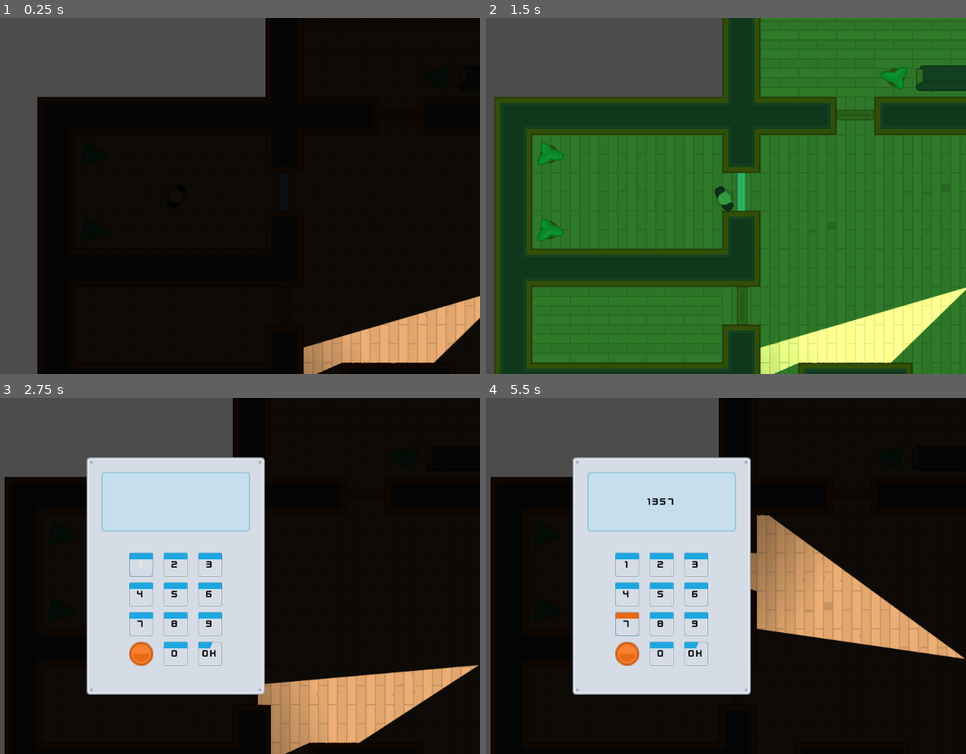
Above: before the commit, frames 1-4 (two rows, left to right).
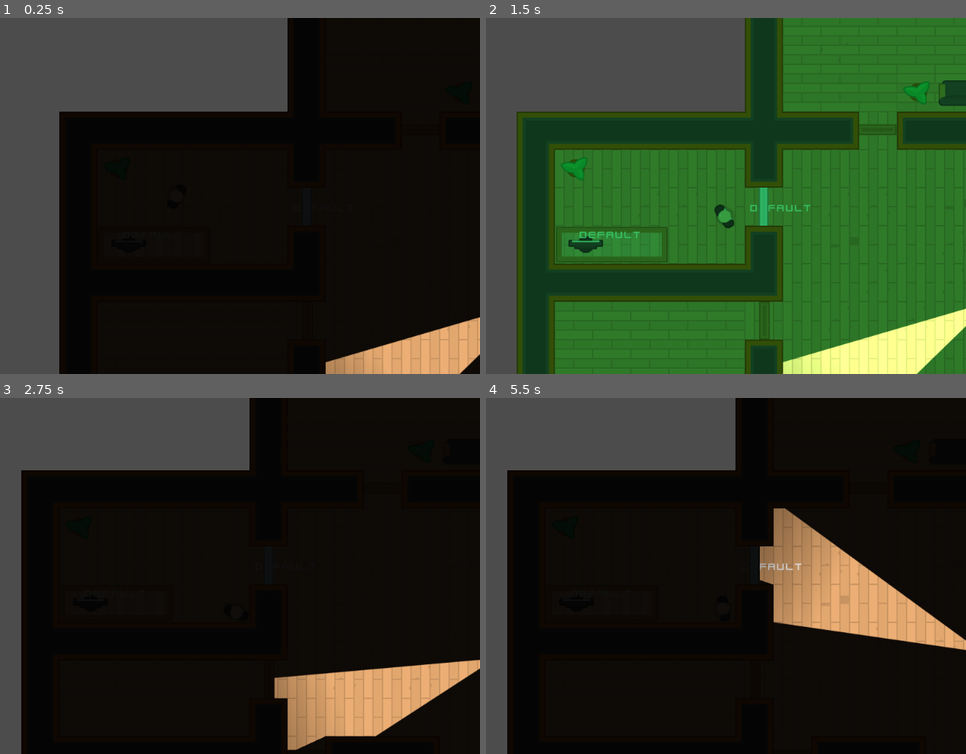
Above: after the commit, the same moments.

Repository: andrearomagnoli/godot-heist-meisters
Game: Godot game, scene res://Levels/Level1.tscn
Same seed, same stepped clock (60 frames per second), same inputs: the game is played once before the commit and once after it.
Inputs (mouse positions are in pixels of both pictures, inside the frame that each line leads up to):
- Up to frame 1 (0.25 s): no input
- Up to frame 2 (1.5 s): tap Enter at 0.5 s; move the mouse to (769, 306) at 0.52 s; hold D (move_right) 0.53-1.28 s; tap F (toggle_vision_mode) at 0.6, 1.35 s; click (769, 306) at 0.67 s; move the mouse to (874, 114) at 1.27 s; hold S (move_down) from 1.28 s (still down); click (874, 114) at 1.42 s
- Up to frame 3 (2.75 s): move the mouse to (254, 572) at 2.02 s; release S (move_down) at 2.03 s; hold D (move_right) from 2.03 s (still down); tap F (toggle_vision_mode) at 2.1 s; click (254, 572) at 2.17 s
- Up to frame 4 (5.5 s): release D (move_right) at 2.75 s; click (625, 565) at 2.75 s, where only the run before the commit has a clickable "1"; click (697, 565) at 3.5 s, where only the run before the commit has a clickable "3"; click (663, 593) at 4.25 s, where only the run before the commit has a clickable "5"; click (625, 622) at 5 s, where only the run before the commit has a clickable "7"

The runs differ from the first frame. In frame 1, 11% of the frame differs, in the area x 7-100%, y 0-100%; in frame 2, 36%, in the area x 1-100%, y 0-100%; in frame 3, 31%; in frame 4, 34%.

Commit message:
Add computers that show combinations

Diff:
--- a/Characters/Player.tscn
+++ b/Characters/Player.tscn
@@ -5,7 +5,7 @@
 [ext_resource path="res://Player.gd" type="Script" id=3]
 
 [node name="Player" instance=ExtResource( 2 )]
-collision_mask = 6
+collision_mask = 14
 script = ExtResource( 3 )
 
 [node name="Sprite" parent="." index="0"]
--- /dev/null
+++ b/Computer/Computer.gd
@@ -0,0 +1,44 @@
+extends Node2D
+
+var can_click = false
+var combination
+
+export var combination_length = 4
+export var lock_group = 'Default'
+
+onready var popup = $CanvasLayer/ComputerPopup
+onready var light = $Light2D
+onready var label = $Label
+
+signal combination
+
+func _ready():
+	generate_combination()
+	emit_signal('combination', combination, lock_group)
+	label.text = lock_group
+	label.rect_rotation = -self.rotation_degrees
+
+
+func generate_combination():
+	combination = CombinationGenerator.generate_combination(combination_length)
+	set_popup_text()
+
+
+func set_popup_text():
+	popup.set_text(combination)
+
+
+func _on_Area2D_body_entered(body):
+	can_click = true
+
+
+func _on_Area2D_body_exited(body):
+	can_click = false
+	popup.hide()
+	light.enabled = false
+
+
+func _on_Area2D_input_event(viewport, event, shape_idx):
+	if Input.is_mouse_button_pressed(BUTTON_LEFT) and can_click:
+		popup.popup_centered()
+		light.enabled = true
--- /dev/null
+++ b/Computer/Computer.tscn
@@ -0,0 +1,52 @@
+[gd_scene load_steps=7 format=2]
+
+[ext_resource path="res://Computer/Computer.gd" type="Script" id=1]
+[ext_resource path="res://GFX/PNG/Tiles/tile_537.png" type="Texture" id=2]
+[ext_resource path="res://Computer/ComputerPopup.tscn" type="PackedScene" id=3]
+[ext_resource path="res://GFX/PNG/Tiles/tile_519.png" type="Texture" id=4]
+[ext_resource path="res://Interface/theme.tres" type="Theme" id=6]
+
+[sub_resource type="RectangleShape2D" id=1]
+extents = Vector2( 40, 32 )
+
+[node name="Computer" type="Node2D"]
+position = Vector2( 2.1189, 0 )
+script = ExtResource( 1 )
+__meta__ = {
+"_edit_group_": true
+}
+
+[node name="Sprite" type="Sprite" parent="."]
+rotation = 1.5708
+texture = ExtResource( 2 )
+
+[node name="Area2D" type="Area2D" parent="."]
+position = Vector2( 24, 0 )
+collision_layer = 8
+
+[node name="CollisionShape2D" type="CollisionShape2D" parent="Area2D"]
+shape = SubResource( 1 )
+
+[node name="CanvasLayer" type="CanvasLayer" parent="."]
+
+[node name="ComputerPopup" parent="CanvasLayer" instance=ExtResource( 3 )]
+
+[node name="Light2D" type="Light2D" parent="."]
+position = Vector2( 34, 0 )
+rotation = 1.5708
+enabled = false
+texture = ExtResource( 4 )
+
+[node name="Label" type="Label" parent="."]
+margin_left = 27.098
+margin_top = -10.345
+margin_right = 102.098
+margin_bottom = 10.655
+theme = ExtResource( 6 )
+text = "GROUP"
+__meta__ = {
+"_edit_use_anchors_": false
+}
+[connection signal="body_entered" from="Area2D" to="." method="_on_Area2D_body_entered"]
+[connection signal="body_exited" from="Area2D" to="." method="_on_Area2D_body_exited"]
+[connection signal="input_event" from="Area2D" to="." method="_on_Area2D_input_event"]
--- /dev/null
+++ b/Computer/ComputerPopup.gd
@@ -0,0 +1,9 @@
+extends Popup
+
+onready var display_label = $NinePatchRect/CenterContainer/NinePatchRect/Label
+
+func set_text(combination):
+	display_label.text = (
+		"Will you stop forgetting your access code?! I've set it to " +
+		PoolStringArray(combination).join("") +
+		", but this is the very last time!")
--- /dev/null
+++ b/Computer/ComputerPopup.tscn
@@ -0,0 +1,79 @@
+[gd_scene load_steps=6 format=2]
+
+[ext_resource path="res://Interface/theme.tres" type="Theme" id=1]
+[ext_resource path="res://GFX/Interface/PNG/dotGreen.png" type="Texture" id=2]
+[ext_resource path="res://GFX/Interface/PNG/glassPanel.png" type="Texture" id=3]
+[ext_resource path="res://GFX/Interface/PNG/metalPanel_plate.png" type="Texture" id=4]
+[ext_resource path="res://Computer/ComputerPopup.gd" type="Script" id=5]
+
+[node name="ComputerPopup" type="Popup"]
+margin_right = 40.0
+margin_bottom = 40.0
+rect_min_size = Vector2( 600, 480 )
+script = ExtResource( 5 )
+__meta__ = {
+"_edit_use_anchors_": false
+}
+
+[node name="NinePatchRect" type="NinePatchRect" parent="."]
+anchor_right = 1.0
+anchor_bottom = 1.0
+texture = ExtResource( 4 )
+patch_margin_left = 10
+patch_margin_top = 10
+patch_margin_right = 10
+patch_margin_bottom = 10
+__meta__ = {
+"_edit_use_anchors_": false
+}
+
+[node name="CenterContainer" type="CenterContainer" parent="NinePatchRect"]
+anchor_right = 1.0
+anchor_bottom = 1.0
+margin_left = 20.0
+margin_top = 20.0
+margin_right = -20.0
+margin_bottom = -20.0
+__meta__ = {
+"_edit_use_anchors_": false
+}
+
+[node name="NinePatchRect" type="NinePatchRect" parent="NinePatchRect/CenterContainer"]
+margin_right = 560.0
+margin_bottom = 440.0
+rect_min_size = Vector2( 560, 440 )
+texture = ExtResource( 3 )
+patch_margin_left = 8
+patch_margin_top = 8
+patch_margin_right = 8
+patch_margin_bottom = 8
+
+[node name="Label" type="Label" parent="NinePatchRect/CenterContainer/NinePatchRect"]
+anchor_right = 1.0
+anchor_bottom = 1.0
+margin_left = 20.0
+margin_top = 20.0
+margin_right = -20.0
+margin_bottom = -20.0
+theme = ExtResource( 1 )
+custom_colors/font_color = Color( 0, 0, 0, 1 )
+text = "TEST"
+autowrap = true
+__meta__ = {
+"_edit_use_anchors_": false
+}
+
+[node name="TextureRect" type="TextureRect" parent="."]
+anchor_left = 1.0
+anchor_top = 1.0
+anchor_right = 1.0
+anchor_bottom = 1.0
+margin_left = -17.1136
+margin_top = -16.4454
+margin_right = -9.11365
+margin_bottom = -8.44543
+texture = ExtResource( 2 )
+expand = true
+__meta__ = {
+"_edit_use_anchors_": false
+}
--- /dev/null
+++ b/Doors/CombinationGenerator.gd
@@ -0,0 +1,9 @@
+extends Node
+
+func generate_combination(length):
+	randomize()
+	var combination = []
+	for number in range(length):
+		combination.append(randi() % 10)
+
+	return combination
--- a/Doors/LockedDoor.gd
+++ b/Doors/LockedDoor.gd
@@ -1,7 +1,14 @@
 extends "res://Doors/Door.gd"
+
+export var combination_length = 4
 
 onready var numpad = $CanvasLayer/Numpad
 onready var timer = $Timer
+onready var label = $Label
+
+
+func _ready():
+	label.rect_rotation = -self.rotation_degrees
 
 
 func _on_Door_body_exited(body):
@@ -18,3 +25,14 @@
 func _on_Numpad_combination_correct():
 	open()
 	numpad.hide()
+
+
+func generate_combination():
+	var combination = CombinationGenerator.generate_combination(combination_length)
+	numpad.combination = combination
+	print(str(combination))
+
+
+func _on_Computer_combination(combination, lock_group):
+	numpad.combination = combination
+	label.text = lock_group
--- a/Doors/LockedDoor.tscn
+++ b/Doors/LockedDoor.tscn
@@ -1,9 +1,10 @@
-[gd_scene load_steps=5 format=2]
+[gd_scene load_steps=6 format=2]
 
 [ext_resource path="res://Doors/Door.tscn" type="PackedScene" id=1]
 [ext_resource path="res://Interface/Numpad.tscn" type="PackedScene" id=2]
 [ext_resource path="res://GFX/PNG/Tiles/tile_463.png" type="Texture" id=3]
 [ext_resource path="res://Doors/LockedDoor.gd" type="Script" id=4]
+[ext_resource path="res://Interface/theme.tres" type="Theme" id=5]
 
 [node name="LockedDoor" instance=ExtResource( 1 )]
 script = ExtResource( 4 )
@@ -16,4 +17,15 @@
 [node name="Numpad" parent="CanvasLayer" index="0" instance=ExtResource( 2 )]
 margin_right = 300.0
 margin_bottom = 400.0
+
+[node name="Label" type="Label" parent="." index="5"]
+margin_left = -8.41843
+margin_top = 22.4492
+margin_right = 66.5816
+margin_bottom = 43.4492
+theme = ExtResource( 5 )
+text = "GROUP"
+__meta__ = {
+"_edit_use_anchors_": false
+}
 [connection signal="combination_correct" from="CanvasLayer/Numpad" to="." method="_on_Numpad_combination_correct"]
--- a/Interface/Numpad.gd
+++ b/Interface/Numpad.gd
@@ -1,6 +1,6 @@
 extends Popup
 
-var combination = [0, 4, 5, 1]
+var combination = []
 var guess = []
 var status_light_red = preload("res://GFX/Interface/PNG/dotRed.png")
 var status_light_green = preload("res://GFX/Interface/PNG/dotGreen.png")
--- /dev/null
+++ b/Interface/theme.tres
@@ -0,0 +1,33 @@
+[gd_resource type="Theme" load_steps=6 format=2]
+
+[ext_resource path="res://GFX/Interface/Fonts/kenvector_future.ttf" type="DynamicFontData" id=1]
+[ext_resource path="res://Interface/button_normal_style.tres" type="StyleBox" id=2]
+[ext_resource path="res://Interface/button_hover_style.tres" type="StyleBox" id=3]
+[ext_resource path="res://Interface/button_pressed_style.tres" type="StyleBox" id=4]
+
+[sub_resource type="DynamicFont" id=1]
+size = 18
+font_data = ExtResource( 1 )
+
+[resource]
+default_font = SubResource( 1 )
+Button/colors/font_color = Color( 0, 0, 0, 1 )
+Button/colors/font_color_disabled = Color( 0.9, 0.9, 0.9, 0.2 )
+Button/colors/font_color_hover = Color( 0, 0, 0, 1 )
+Button/colors/font_color_pressed = Color( 0, 0, 0, 1 )
+Button/constants/hseparation = 2
+Button/fonts/font = null
+Button/styles/disabled = null
+Button/styles/focus = null
+Button/styles/hover = ExtResource( 3 )
+Button/styles/normal = ExtResource( 2 )
+Button/styles/pressed = ExtResource( 4 )
+Label/colors/font_color = Color( 1, 1, 1, 1 )
+Label/colors/font_color_shadow = Color( 0, 0, 0, 0 )
+Label/colors/font_outline_modulate = Color( 1, 1, 1, 1 )
+Label/constants/line_spacing = 3
+Label/constants/shadow_as_outline = 0
+Label/constants/shadow_offset_x = 1
+Label/constants/shadow_offset_y = 1
+Label/fonts/font = null
+Label/styles/normal = null
--- a/Levels/Level1.tscn
+++ b/Levels/Level1.tscn
@@ -1,10 +1,11 @@
-[gd_scene load_steps=6 format=2]
+[gd_scene load_steps=7 format=2]
 
 [ext_resource path="res://Levels/TemplateLevel.tscn" type="PackedScene" id=1]
 [ext_resource path="res://Characters/NPCs/Camera.tscn" type="PackedScene" id=2]
 [ext_resource path="res://Characters/Guard.tscn" type="PackedScene" id=3]
 [ext_resource path="res://Doors/Door.tscn" type="PackedScene" id=4]
 [ext_resource path="res://Doors/LockedDoor.tscn" type="PackedScene" id=5]
+[ext_resource path="res://Computer/Computer.tscn" type="PackedScene" id=6]
 
 [node name="Level1" instance=ExtResource( 1 )]
 
@@ -12,7 +13,7 @@
 tile_data = PoolIntArray( -720899, 1, 0, -720898, 1, 2, -720897, 1, 2, -786432, 1, 2, -786431, 1, 2, -786430, 1, 2, -78 …(7689 unchanged characters)…
 
 [node name="Furniture" parent="Navigation2D" index="1"]
-tile_data = PoolIntArray( -655361, 5, 0, -720896, 1610612742 …(173 unchanged characters)…  -458749, 6, 0, -458748, 5, 0, -262152, 1610612741, 0, -262131, 5, 0, -131080, 1610612741, 0, -196602, -1073741819, 0, -131064, 1 …(669 unchanged characters)…
+tile_data = PoolIntArray( -655361, 5, 0, -720896, 1610612742 …(173 unchanged characters)…  -458749, 6, 0, -458748, 5, 0, -262152, 5, 0, -262131, 5, 0, -131080, 1, 0, -131079, 2, 0, -131078, 3, 0, -196602, -1073741819, 0, -131064, 1 …(669 unchanged characters)…
 
 [node name="Destination0" type="Position2D" parent="Navigation2D/Destinations" index="0"]
 position = Vector2( -354.578, 0 )
@@ -52,6 +53,12 @@
 
 [node name="Destination10" type="Position2D" parent="Navigation2D/Destinations" index="12"]
 position = Vector2( -390.214, 260.142 )
+
+[node name="Player" parent="." index="1"]
+position = Vector2( -380.356, -242.223 )
+
+[node name="Camera2D" parent="Player" index="3"]
+visible = false
 
 [node name="Camera" parent="Cameras" index="0" instance=ExtResource( 2 )]
 position = Vector2( 138.98, 341.865 )
@@ -99,3 +106,10 @@
 [node name="LockedDoor2" parent="LockedDoors" index="1" instance=ExtResource( 5 )]
 position = Vector2( -160.05, -224.266 )
 rotation = 1.5708
+
+[node name="Computers" type="Node" parent="." index="7"]
+
+[node name="Computer" parent="Computers" index="0" instance=ExtResource( 6 )]
+position = Vector2( -459.381, -160.5 )
+rotation = 4.71239
+[connection signal="combination" from="Computers/Computer" to="LockedDoors/LockedDoor2" method="_on_Computer_combination"]
--- a/project.godot
+++ b/project.godot
@@ -18,6 +18,10 @@
 config/name="Heist Meisters"
 run/main_scene="res://Levels/Level1.tscn"
 config/icon="res://icon.png"
+
+[autoload]
+
+CombinationGenerator="*res://Doors/CombinationGenerator.gd"
 
 [input]
 
@@ -52,6 +56,7 @@
 2d_physics/layer_1="Player"
 2d_physics/layer_2="Tilemap"
 2d_physics/layer_3="NPC"
+2d_physics/layer_4="Computers"
 
 [rendering]
 
